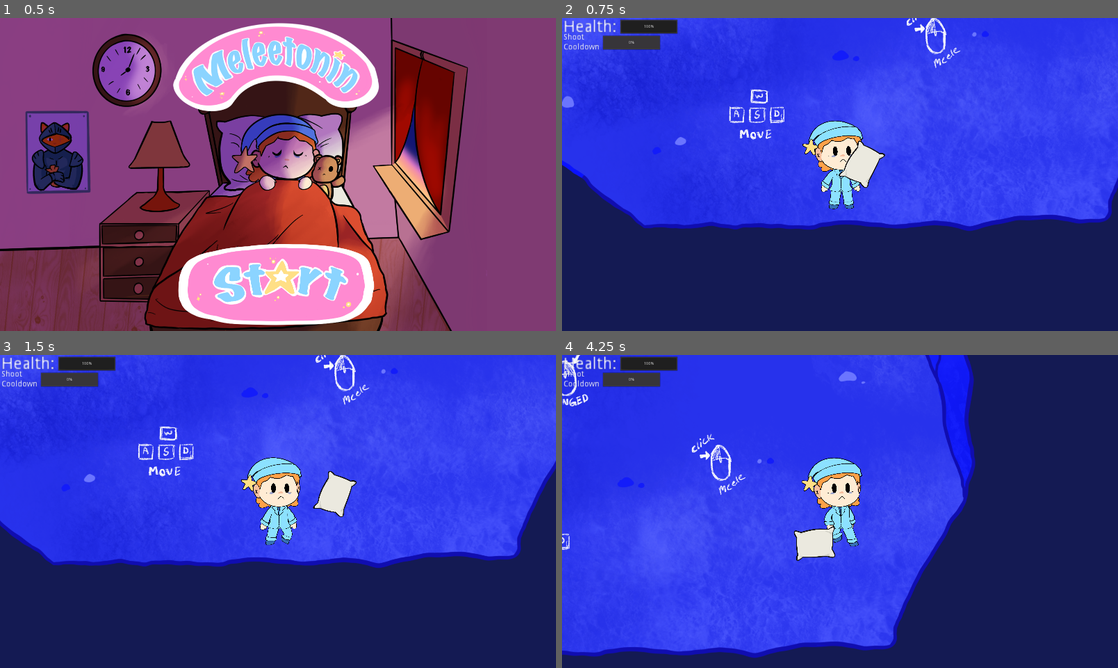
Above: before the commit, frames 1-4 (two rows, left to right).
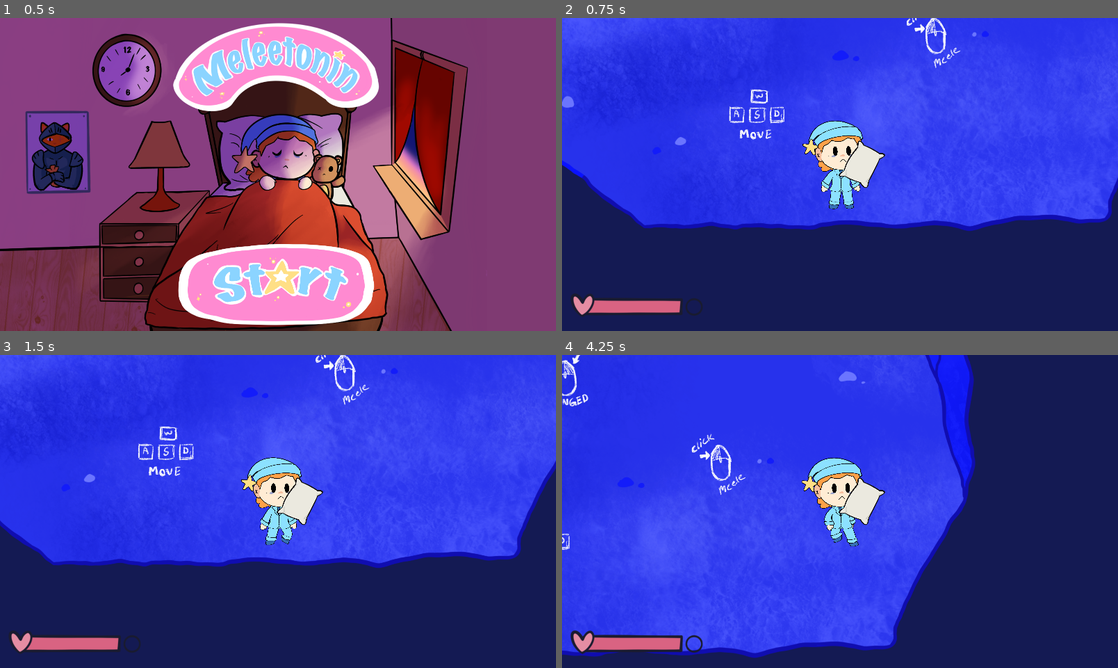
Above: after the commit, the same moments.

Repository: GayFreaks/FiveNightSleep
Game: Godot game, scene res://Main.tscn
Two runs of this game, one before a commit and one after it. Both use one fixed random seed, a clock stepped at 60 frames per second and the inputs below.
Inputs (mouse positions are in pixels of both pictures, inside the frame that each line leads up to):
- Up to frame 1 (0.5 s): no input
- Up to frame 2 (0.75 s): click (840, 284) at 0.5 s
- Up to frame 3 (1.5 s): tap Enter at 1.25 s; move the mouse to (400, 495) at 1.27 s; hold D (Move_Right) from 1.28 s (still down); click (400, 495) at 1.42 s
- Up to frame 4 (4.25 s): move the mouse to (728, 527) at 2.02 s; release D (Move_Right) at 2.03 s; hold S (Move_Down) 2.03-2.78 s; move the mouse to (895, 442) at 2.77 s; hold D (Move_Right) 2.78-3.53 s; move the mouse to (812, 574) at 3.52 s; hold W (Move_Up) from 3.53 s (still down); click (812, 574) at 3.67 s

Frame 1 is identical in both runs. In frame 2, 2.4% of the frame differs, in the area x 0-26%, y 0-96%; in frame 3, 3.5%; in frame 4, 3.6%, in the area x 0-59%, y 0-96%.

Commit message:
Health bars

Diff:
--- a/Player.tscn
+++ b/Player.tscn
@@ -11,6 +11,10 @@
 [ext_resource path="res://Nodes/Bullet.tscn" type="PackedScene" id=9]
 [ext_resource path="res://Assets/UI/WinScreen.png" type="Texture" id=10]
 [ext_resource path="res://Assets/UI/WinButton.png" type="Texture" id=11]
+[ext_resource path="res://Assets/UI/HealthBarBG.png" type="Texture" id=12]
+[ext_resource path="res://Assets/UI/HealthBarFG.png" type="Texture" id=14]
+[ext_resource path="res://Assets/UI/ThrowStaminaFG.png" type="Texture" id=15]
+[ext_resource path="res://Assets/UI/ThrowStaminaBG.png" type="Texture" id=16]
 
 [sub_resource type="CapsuleShape2D" id=1]
 radius = 50.0
@@ -322,43 +326,30 @@
 anims/RESET = SubResource( 8 )
 
 [node name="CanvasLayer" type="CanvasLayer" parent="."]
-visible = false
 
 [node name="UI" type="Control" parent="CanvasLayer"]
 anchor_right = 1.0
 anchor_bottom = 1.0
 mouse_filter = 2
 
-[node name="Label" type="Label" parent="CanvasLayer/UI"]
-margin_left = 5.0
-margin_top = 5.0
-margin_right = 51.0
-margin_bottom = 19.0
-rect_scale = Vector2( 4, 4 )
-text = "Health:"
-
-[node name="HealthBar" type="ProgressBar" parent="CanvasLayer/UI"]
-margin_left = 200.0
-margin_top = 5.0
-margin_right = 400.0
-margin_bottom = 55.0
-
-[node name="Label2" type="Label" parent="CanvasLayer/UI"]
-margin_left = 5.0
-margin_top = 53.0
-margin_right = 67.0
-margin_bottom = 84.0
-rect_scale = Vector2( 2, 2 )
-text = "Shoot
-Cooldown"
-
-[node name="Cooldown" type="ProgressBar" parent="CanvasLayer/UI"]
-margin_left = 140.0
-margin_top = 60.0
-margin_right = 340.0
-margin_bottom = 110.0
+[node name="HealthBar" type="TextureProgress" parent="CanvasLayer/UI"]
+margin_right = 40.0
+margin_bottom = 40.0
+value = 100.0
+texture_over = ExtResource( 12 )
+texture_progress = ExtResource( 14 )
+texture_progress_offset = Vector2( 74, 971 )
+
+[node name="Cooldown" type="TextureProgress" parent="CanvasLayer/UI"]
+margin_right = 40.0
+margin_bottom = 40.0
+value = 100.0
+texture_over = ExtResource( 16 )
+texture_progress = ExtResource( 15 )
+texture_progress_offset = Vector2( 425, 966 )
 
 [node name="DeathScreen" type="TextureRect" parent="CanvasLayer"]
+visible = false
 margin_right = 40.0
 margin_bottom = 40.0
 texture = ExtResource( 7 )
@@ -379,6 +370,7 @@
 expand = true
 
 [node name="WinScreen" type="TextureRect" parent="CanvasLayer"]
+visible = false
 margin_right = 40.0
 margin_bottom = 40.0
 texture = ExtResource( 10 )
Binary file added: Assets/UI/HealthBarBG.png
Not shown, added: Assets/UI/HealthBarBG.png.import
Binary file added: Assets/UI/HealthBarFG.png
Not shown, added: Assets/UI/HealthBarFG.png.import
Binary file added: Assets/UI/HealthBarProp.png
Not shown, added: Assets/UI/HealthBarProp.png.import
Binary file added: Assets/UI/ThrowStaminaBG.png
Not shown, added: Assets/UI/ThrowStaminaBG.png.import
Binary file added: Assets/UI/ThrowStaminaFG.png
Not shown, added: Assets/UI/ThrowStaminaFG.png.import
Not shown: 1 places in Player.tscn that only renumber resources
